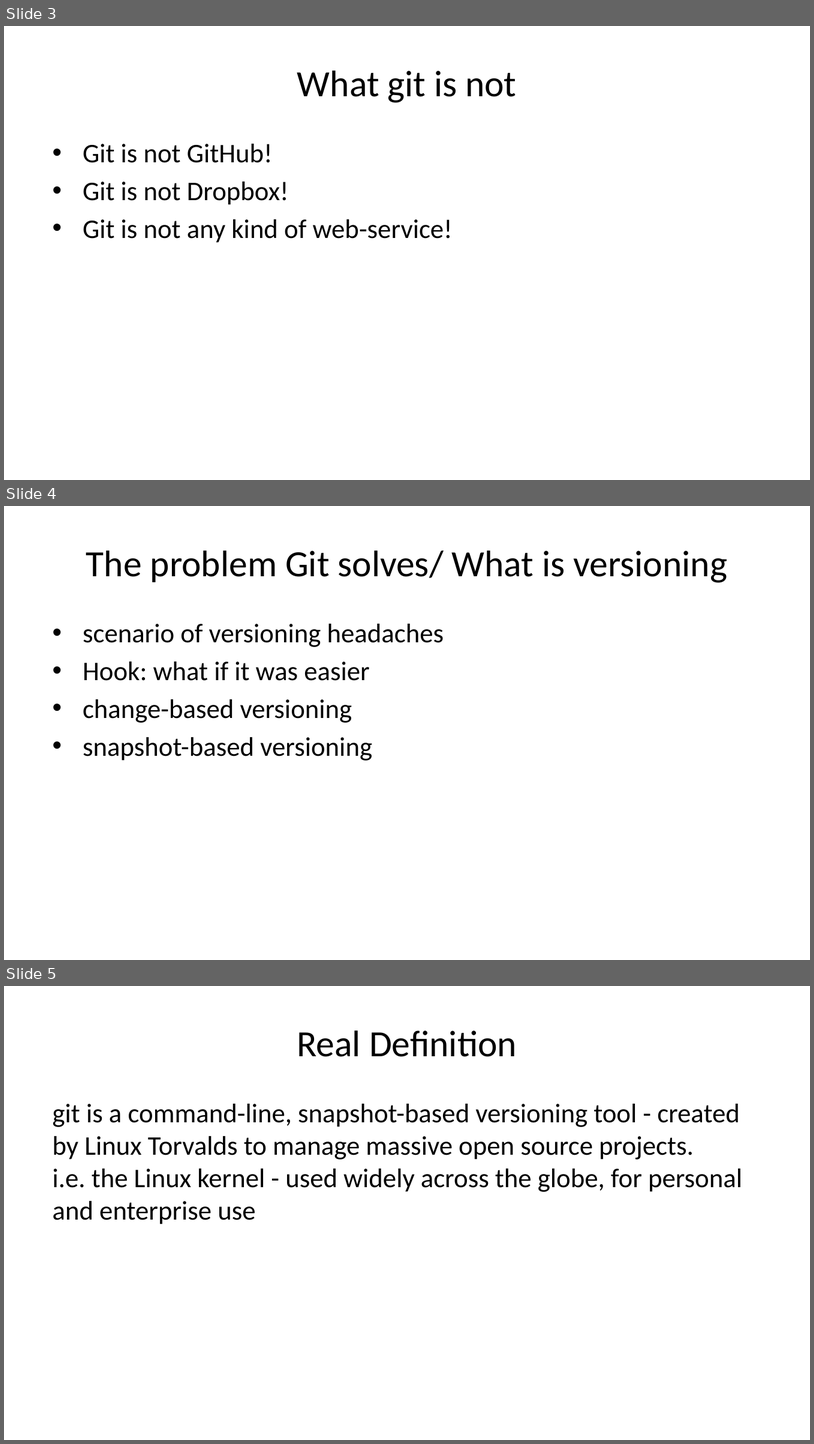
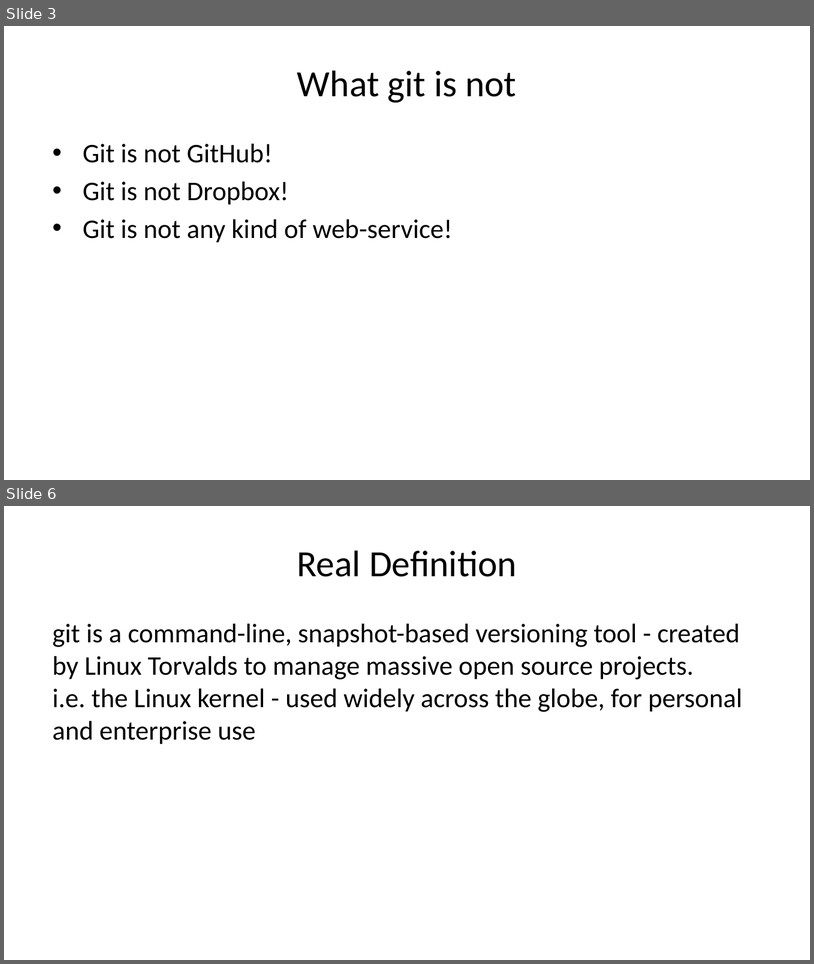
Before and after one commit to dhelgerson/ObsidianVault, a slide deck: git-pres.pptx. Shown one above the other, each under a label of ours: slides 3, 4 and 5 before the commit, slides 3 and 6 after it; the slides between them are not shown. The pictures are 814x1444 and 814x964 pixels, drawn with LibreOffice and Linux fonts; fonts in the diff are those of the drawing. Boxes give left, top, right and bottom in pixels: in the first picture for what was removed or moved away, otherwise in the second. Text is boxed around its words. In the diff, an @@ line names an element or a change of style, - is before the commit and + after.

```diff
--- a/git-pres.pptx
+++ b/git-pres.pptx
@@ slide 4 removed at (4,506,810,960), background #FFFFFF @@
@@ title removed at (86,550,728,583) @@
-The problem Git solves/ What is versioning
@@ text removed at (83,624,444,760) @@
-• scenario of versioning headaches
-• Hook: what if it was easier
-• change-based versioning
-• snapshot-based versioning
@@ what was slide 5 is now slide 6 @@
```
Also in this commit, not shown: 2 slides added, 3 other files.
